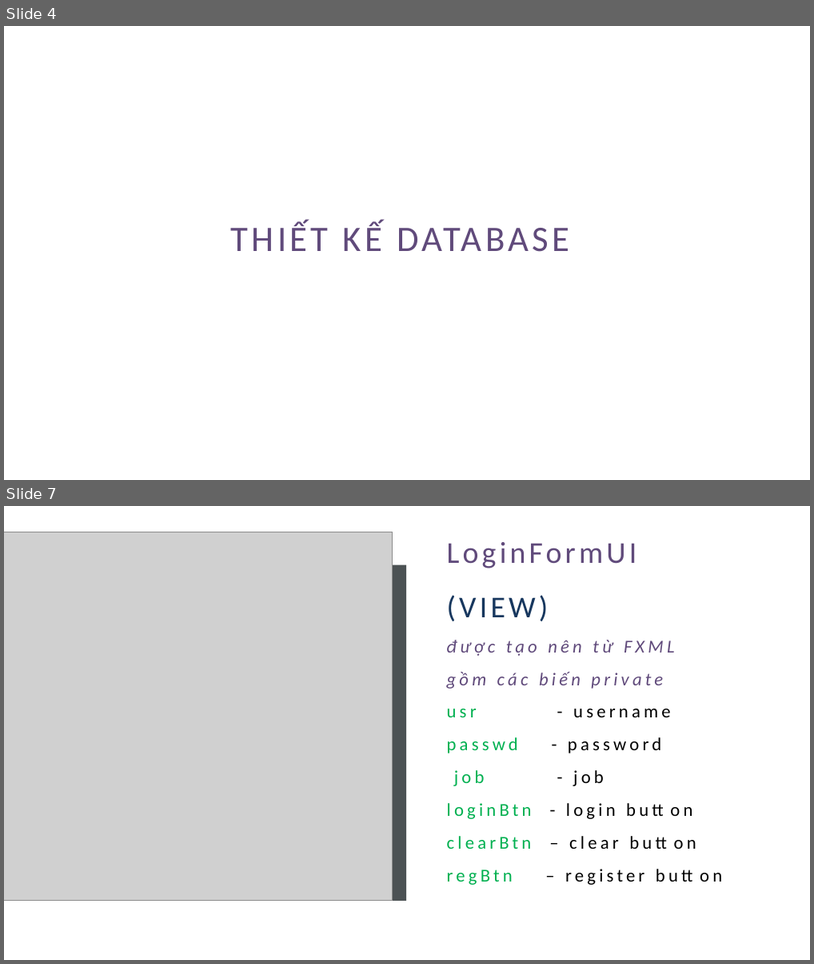
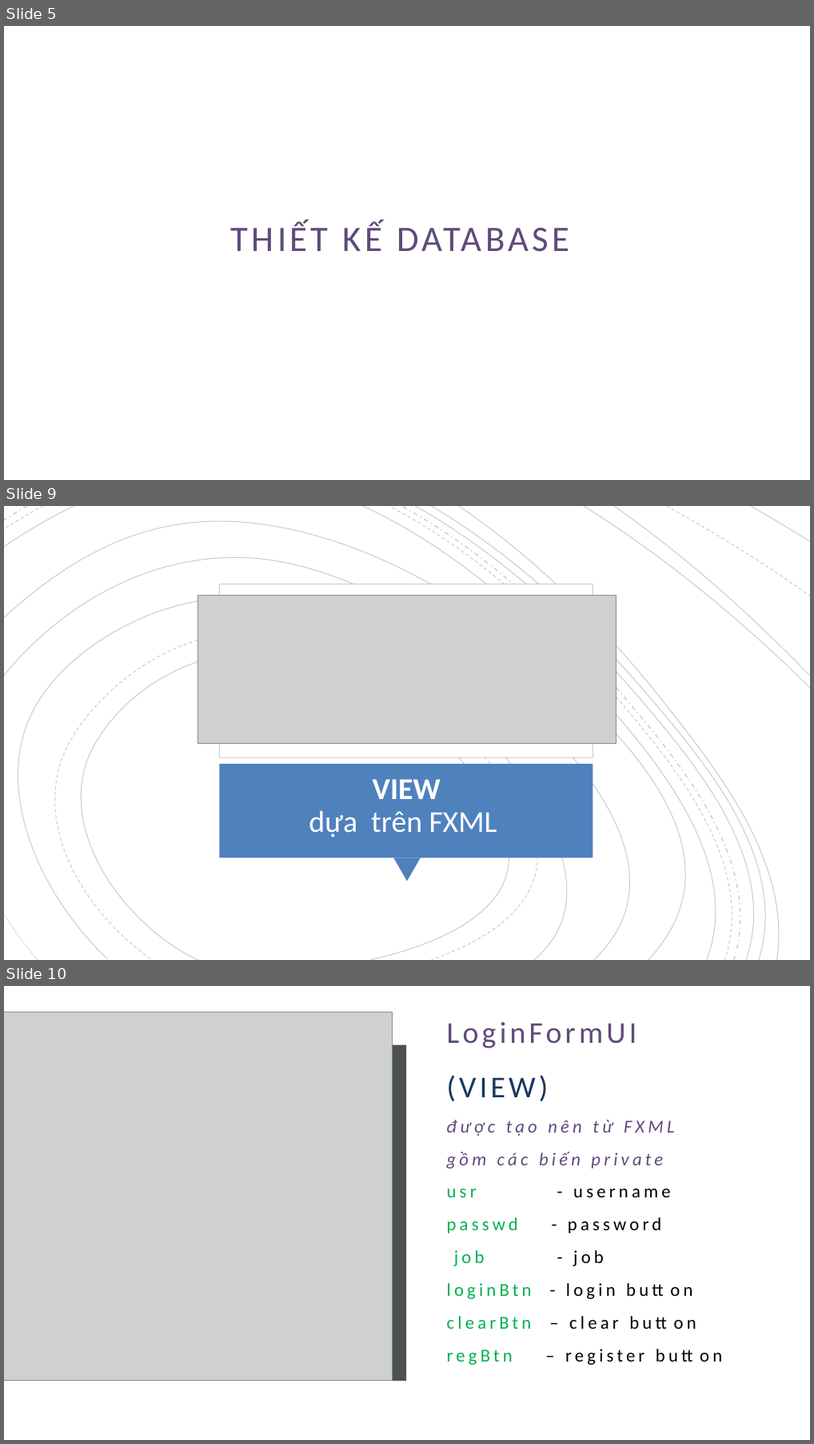
Before and after one commit to loilunhp007/qltvJava, a slide deck: TEST1.pptx. Shown one above the other, each under a label of ours: slides 4 and 7 before the commit, slides 5, 9 and 10 after it; the slides between them are not shown. The pictures are 814x964 and 814x1444 pixels, drawn with LibreOffice and Linux fonts; fonts in the diff are those of the drawing; grey boxes stand for pictures. Boxes give left, top, right and bottom in pixels: in the first picture for what was removed or moved away, otherwise in the second. Text is boxed around its words. In the diff, an @@ line names an element or a change of style, - is before the commit and + after.

```diff
--- a/TEST1.pptx
+++ b/TEST1.pptx
@@ slide 9 added at <box>4,506,810,960</box>, background #FFFFFF @@
@@ group added at <box>4,506,810,960</box>: 19 freeform shapes @@
@@ picture added at <box>198,596,616,744</box> @@
@@ rectangle added at <box>219,584,593,757</box>, fill #FFFFFF, outline #000000 0.75 pt @@
@@ rectangle added at <box>219,764,593,856</box>, fill #4F81BD @@
@@ title added at <box>309,779,498,837</box>, 27 pt, text #FFFFFF @@
+VIEW
+dựa trên FXML
@@ triangle added at <box>394,857,420,881</box>, fill #4F81BD @@
@@ what was slide 4 is now slide 5 @@
@@ what was slide 7 is now slide 10 @@
```
Also in this commit, not shown: 3 slides changed, 4 other slides added, 1 slide removed.
